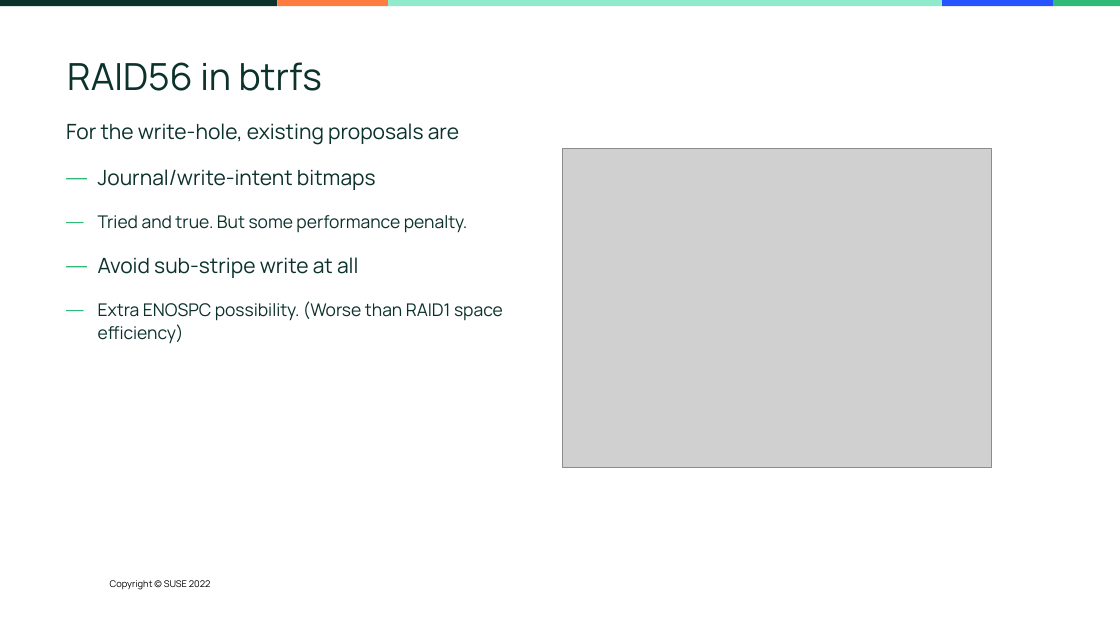
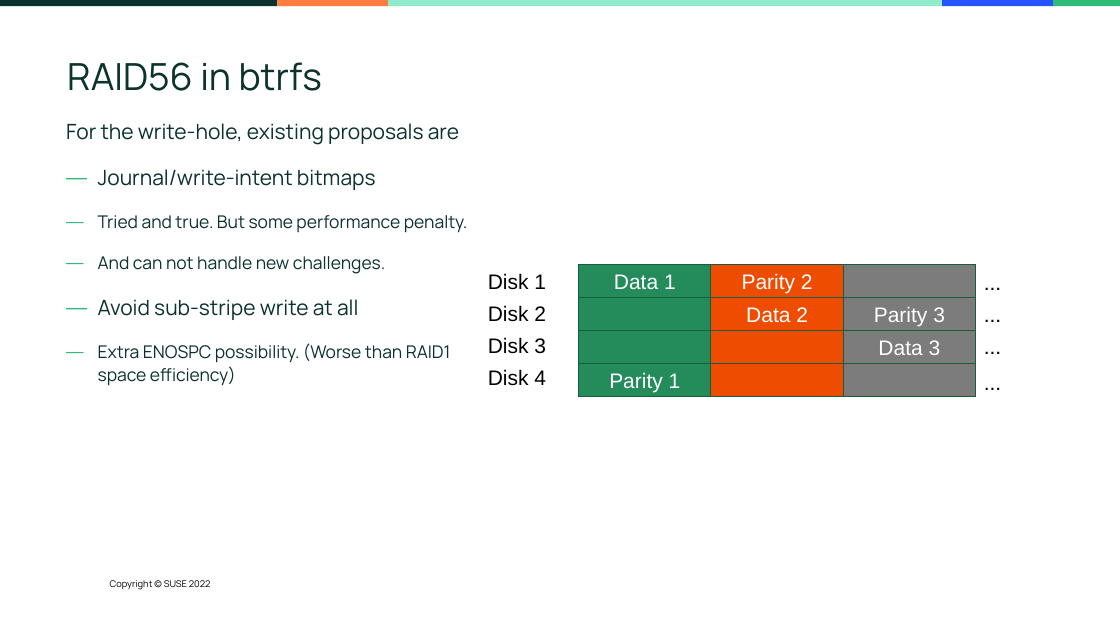
Before and after one commit to adam900710/btrfs_talk, a slide deck: slide 9 of RAID56.odp. Drawn at 1120x630 pixels with LibreOffice and Linux fonts; fonts in the diff are those of the drawing; grey boxes stand for pictures; background and template pictures are left out. Boxes give left, top, right and bottom in pixels: in the first picture for what was removed or moved away, otherwise in the second. Text is boxed around its words. In the diff, an @@ line names an element or a change of style, - is before the commit and + after.

Commit message:
rai56: update the slides to use examples representing btrfs RAID56

```diff
--- a/RAID56.odp
+++ b/RAID56.odp
@@ picture removed at [562, 149, 991, 467] @@
@@ text at [98, 256, 385, 274]: paragraph added @@
+— And can not handle new challenges.
@@ rectangle added at [579, 265, 711, 297], fill #248C5A, outline #185D3C 0 pt, 18 pt, text #FFFFFF @@
+Data 1
@@ rectangle added at [711, 265, 843, 297], fill #ED4C01, outline #185D3C 0 pt, 18 pt, text #FFFFFF @@
+Parity 2
@@ rectangle added at [844, 265, 975, 297], fill #7C7C7C, outline #185D3C 0 pt @@
@@ text added at [975, 266, 1075, 297], 18 pt, text #000000 @@
+...
@@ text added at [488, 273, 546, 290], 18 pt, text #000000 @@
+Disk 1
@@ rectangle added at [579, 297, 711, 330], fill #248C5A, outline #185D3C 0 pt @@
@@ rectangle added at [711, 297, 843, 330], fill #ED4C01, outline #185D3C 0 pt, 18 pt, text #FFFFFF @@
+Data 2
@@ rectangle added at [844, 297, 975, 330], fill #7C7C7C, outline #185D3C 0 pt, 18 pt, text #FFFFFF @@
+Parity 3
@@ text added at [975, 297, 1075, 329], 18 pt, text #000000 @@
+...
@@ text added at [488, 305, 546, 322], 18 pt, text #000000 @@
+Disk 2
@@ text added at [975, 329, 1075, 361], 18 pt, text #000000 @@
+...
@@ text added at [488, 337, 546, 354], 18 pt, text #000000 @@
+Disk 3
@@ rectangle added at [579, 331, 711, 364], fill #248C5A, outline #185D3C 0 pt @@
@@ rectangle added at [711, 331, 843, 364], fill #ED4C01, outline #185D3C 0 pt @@
@@ rectangle added at [844, 331, 975, 364], fill #7C7C7C, outline #185D3C 0 pt, 18 pt, text #FFFFFF @@
+Data 3
@@ text added at [488, 369, 546, 386], 18 pt, text #000000 @@
+Disk 4
@@ rectangle added at [579, 364, 711, 397], fill #248C5A, outline #185D3C 0 pt, 18 pt, text #FFFFFF @@
+Parity 1
@@ rectangle added at [711, 364, 843, 397], fill #ED4C01, outline #185D3C 0 pt @@
@@ rectangle added at [844, 364, 975, 397], fill #7C7C7C, outline #185D3C 0 pt @@
@@ text added at [975, 365, 1075, 397], 18 pt, text #000000 @@
+...
```
Also in this commit, not shown: 7 other slides changed.
